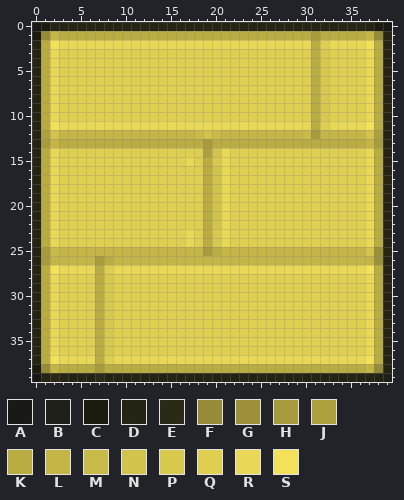
File history of a pixel-art sprite, WizardLizard/WizardLizard/Content/MoveableBox.png. The picture above was drawn from the file before the commit.
The file is 40x40 pixels. Colours within 5 levels of each other are drawn and written as one.
Palette (. is transparent): A #040401e4  B #0c0c05e4  C #151408f5  D #1c1a0af1  E #221f0cf1  F #968b36  G #9c9138  H #a69c3d  J #aca13e  K #b8ac43  L #c3b647  M #c9bb49  N #d1c34c  P #d7c84e  Q #decf51  R #e8d855  S #f2e159
The same view after the edit:
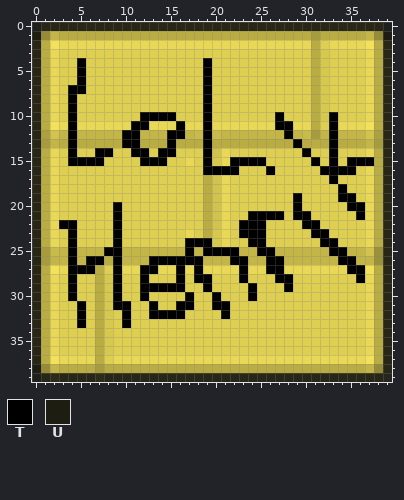
Colours new in this view: T #000000  U #1e1d12
Changes in this commit:
colour A: #040401e4 -> #1f1f1c
colour B: #0c0c05e4 -> #26261f
colour D: #1c1a0af1 -> #282717
colour E: #221f0cf1 -> #2e2b19
Changed rows in their new state; - is a pixel that keeps its letter.
first column x 0:
 0 -D------------------------------------D-
 1 U--------------------------------------U
 4 -----T-------------T--------------------
 5 -----T-------------T--------------------
 6 -----T-------------T--------------------
 7 ----TT-------------T--------------------
 8 ----T--------------T--------------------
 9 ----T--------------T--------------------
10 ----T-------TTTT---T-------T-----T------
11 ----T------TT---T--T-------TT----T------
12 ----T-----TT---TT--T--------T----T------
13 ----T-----TT---T---T---------T---T------
14 ----T--TT--TT-TT---T----------T--T------
15 ----TTTT----TTT----T--TTTT-----T-T-TTT--
16 -------------------TTTT---T-----TTTT----
17 ---------------------------------T------
18 ----------------------------------T-----
19 -----------------------------T----TT----
20 ---------T-------------------T-----TT---
21 ---------T--------------TTTT-TT-----T---
22 ---TT----T-------------TTT----TT--------
23 ----T----T-------------TTT-----TT-------
24 ----T----T-------TTT----TT------TT------
25 ----T---TT-------T-TTTT--TT------TT-----
26 ----T-TT-T---TTTTTT---TT--TT------TT----
27 ----TTT--T--TT--T-T----T--TT-------TT---
28 ----T----T--T---T-TT---T---TT-------T---
29 ----T----T--TTTTT--T----T---T-----------
30 ----T----T--T----T--T---T---------------
31 -----T---TT--T--TT--TT------------------
32 -----T----T--TTTT----T------------------
33 -----T----T-----------------------------
first column x 0:
38 U
Pixel boxes of the changes (left, top, right, bottom) in both pictures:
changed: (32, 22, 392, 382)
